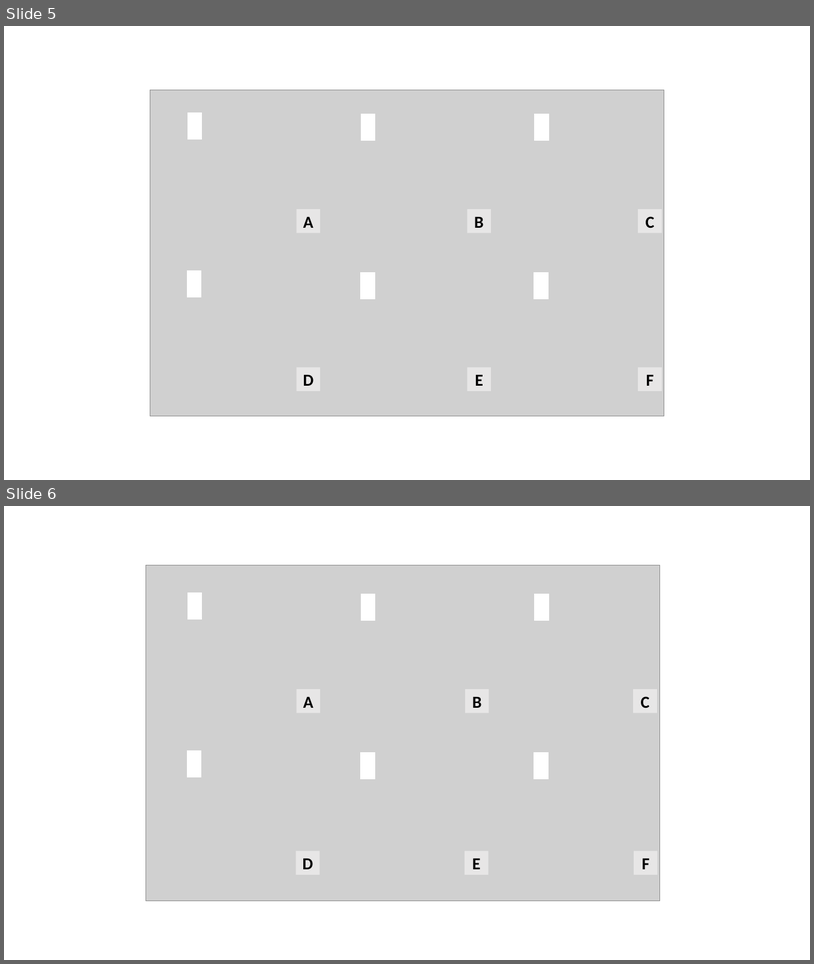
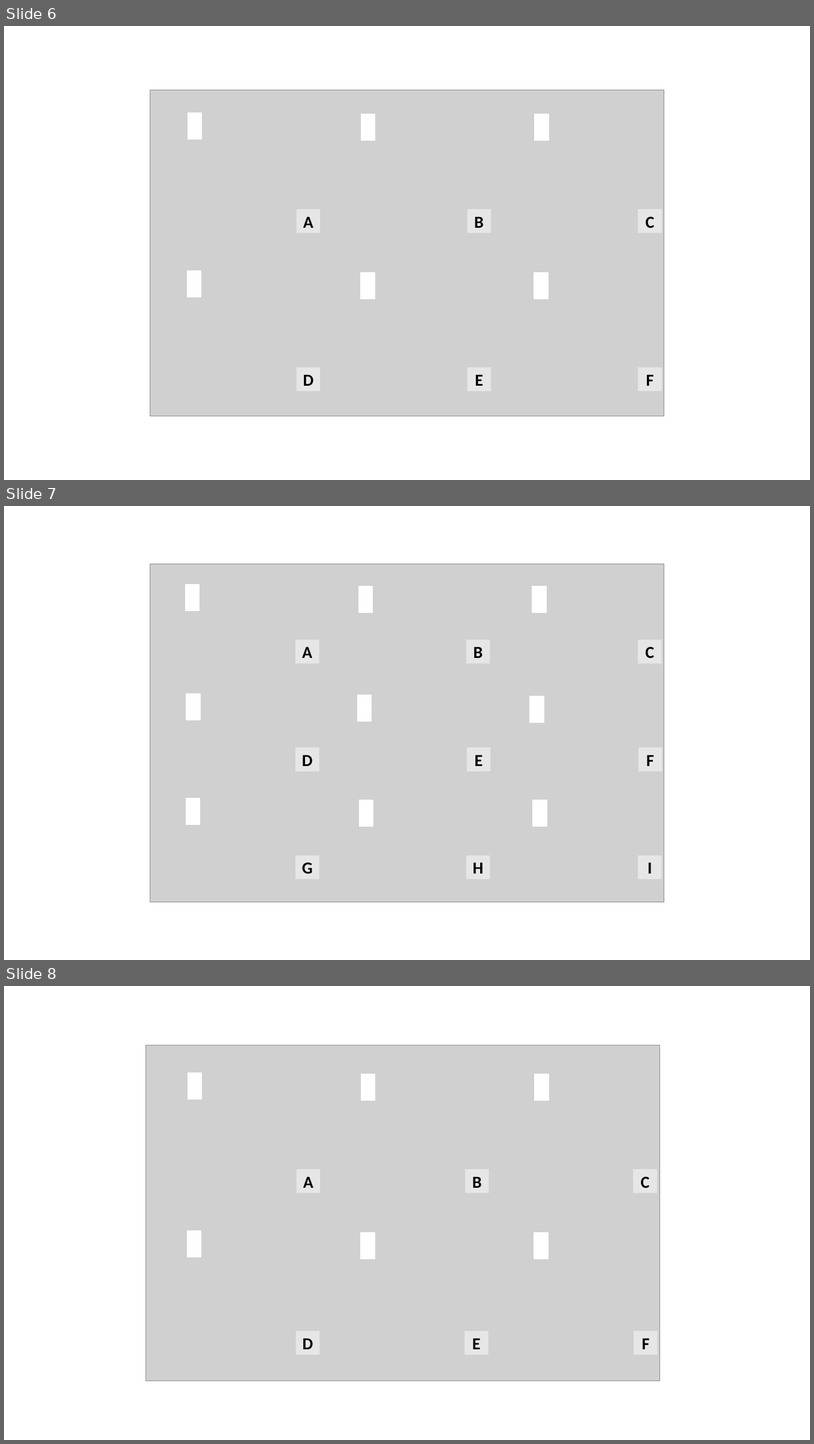
Before and after one commit to MarcoLandtHayen/reconstruct_missing_data, a slide deck: figures/figures_eScience.pptx. Shown one above the other, each under a label of ours: slides 5 and 6 before the commit, slides 6, 7 and 8 after it. The pictures are 814x964 and 814x1444 pixels, drawn with LibreOffice and Linux fonts; fonts in the diff are those of the drawing; grey boxes stand for pictures. Boxes give left, top, right and bottom in pixels: in the first picture for what was removed or moved away, otherwise in the second. Text is boxed around its words. In the diff, an @@ line names an element or a change of style, - is before the commit and + after.

```diff
--- a/figures/figures_eScience.pptx
+++ b/figures/figures_eScience.pptx
@@ slide 7 added at (4,506,810,960), background #FFFFFF @@
@@ picture added at (150,564,665,901) @@
@@ rectangle added at (185,585,200,610), fill #FFFFFF, outline #FFFFFF 1 pt @@
@@ rectangle added at (359,586,373,612), fill #FFFFFF, outline #FFFFFF 1 pt @@
@@ rectangle added at (533,586,546,612), fill #FFFFFF, outline #FFFFFF 1 pt @@
@@ rectangle added at (296,640,319,663), fill #E7E6E6, 20 pt, text #000000, bold @@
+A
@@ rectangle added at (467,640,491,663), fill #E7E6E6, 20 pt, text #000000, bold @@
+B
@@ rectangle added at (639,640,662,663), fill #E7E6E6, 20 pt, text #000000, bold @@
+C
@@ rectangle added at (186,694,201,720), fill #FFFFFF, outline #FFFFFF 1 pt @@
@@ rectangle added at (358,696,372,721), fill #FFFFFF, outline #FFFFFF 1 pt @@
@@ rectangle added at (530,696,544,722), fill #FFFFFF, outline #FFFFFF 1 pt @@
@@ rectangle added at (296,747,319,771), fill #E7E6E6, 20 pt, text #000000, bold @@
+D
@@ rectangle added at (467,747,491,771), fill #E7E6E6, 20 pt, text #000000, bold @@
+E
@@ rectangle added at (639,747,662,771), fill #E7E6E6, 20 pt, text #000000, bold @@
+F
@@ rectangle added at (186,798,200,824), fill #FFFFFF, outline #FFFFFF 1 pt @@
@@ rectangle added at (360,800,374,826), fill #FFFFFF, outline #FFFFFF 1 pt @@
@@ rectangle added at (533,800,547,826), fill #FFFFFF, outline #FFFFFF 1 pt @@
@@ rectangle added at (296,855,319,879), fill #E7E6E6, 20 pt, text #000000, bold @@
+G
@@ rectangle added at (467,855,491,879), fill #E7E6E6, 20 pt, text #000000, bold @@
+H
@@ rectangle added at (639,855,662,879), fill #E7E6E6, 20 pt, text #000000, bold @@
+I
@@ what was slide 5 is now slide 6 @@
@@ what was slide 6 is now slide 8 @@
```
Also in this commit, not shown: 3 other slides added, 6 other files.
